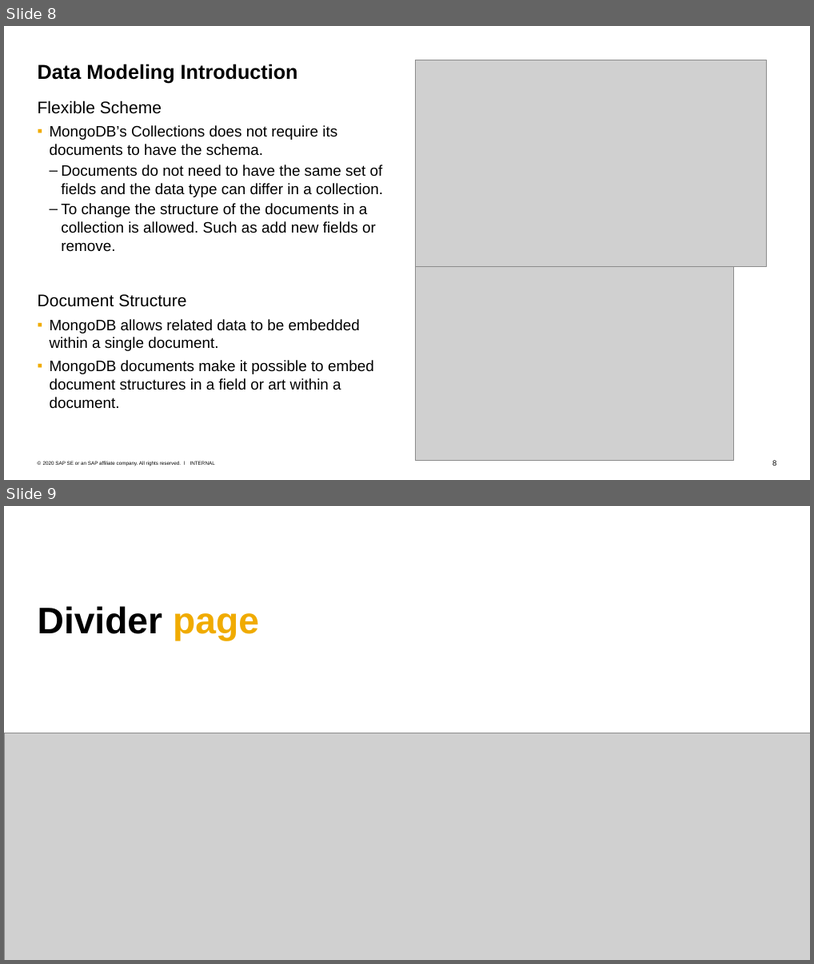
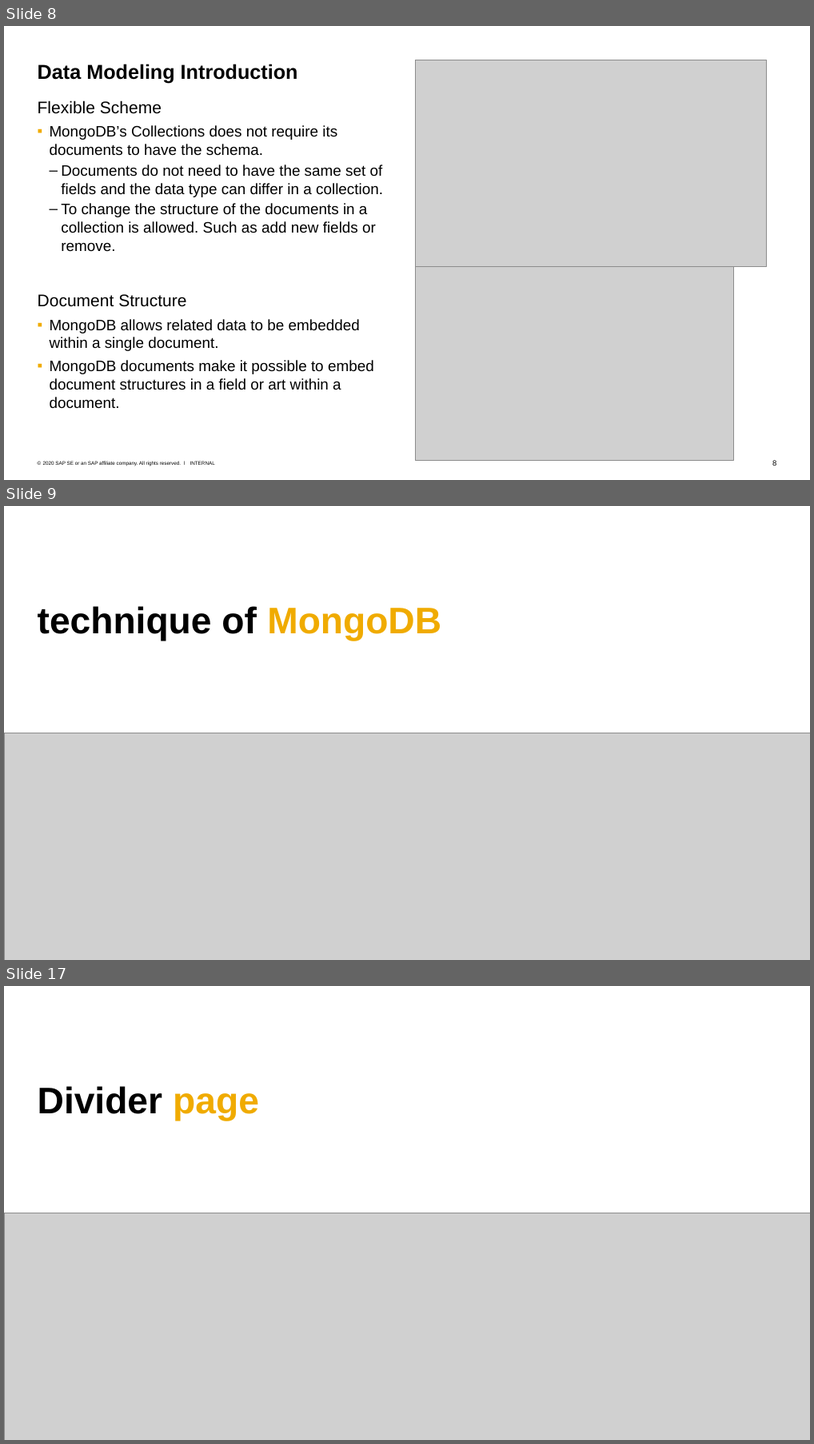
Before and after one commit to Voidkai/Survey_on_NoSQL, a slide deck: NoSQL/The_survey_on_MongoDB.pptx. Shown one above the other, each under a label of ours: slides 8 and 9 before the commit, slides 8, 9 and 17 after it; the slides between them are not shown. The pictures are 814x964 and 814x1444 pixels, drawn with LibreOffice and Linux fonts; fonts in the diff are those of the drawing; grey boxes stand for pictures. Boxes give left, top, right and bottom in pixels: in the first picture for what was removed or moved away, otherwise in the second. Text is boxed around its words. In the diff, an @@ line names an element or a change of style, - is before the commit and + after.

```diff
--- a/NoSQL/The_survey_on_MongoDB.pptx
+++ b/NoSQL/The_survey_on_MongoDB.pptx
@@ slide 9 added at (x1=4, y1=506, x2=810, y2=960), background #FFFFFF @@
@@ title added at (x1=38, y1=606, x2=442, y2=641), 44 pt, text #000000, bold @@
+technique of MongoDB
@@ picture added at (x1=4, y1=732, x2=810, y2=960) @@
@@ what was slide 9 is now slide 17 @@
```
Also in this commit, not shown: 1 slide changed, 7 other slides added.
